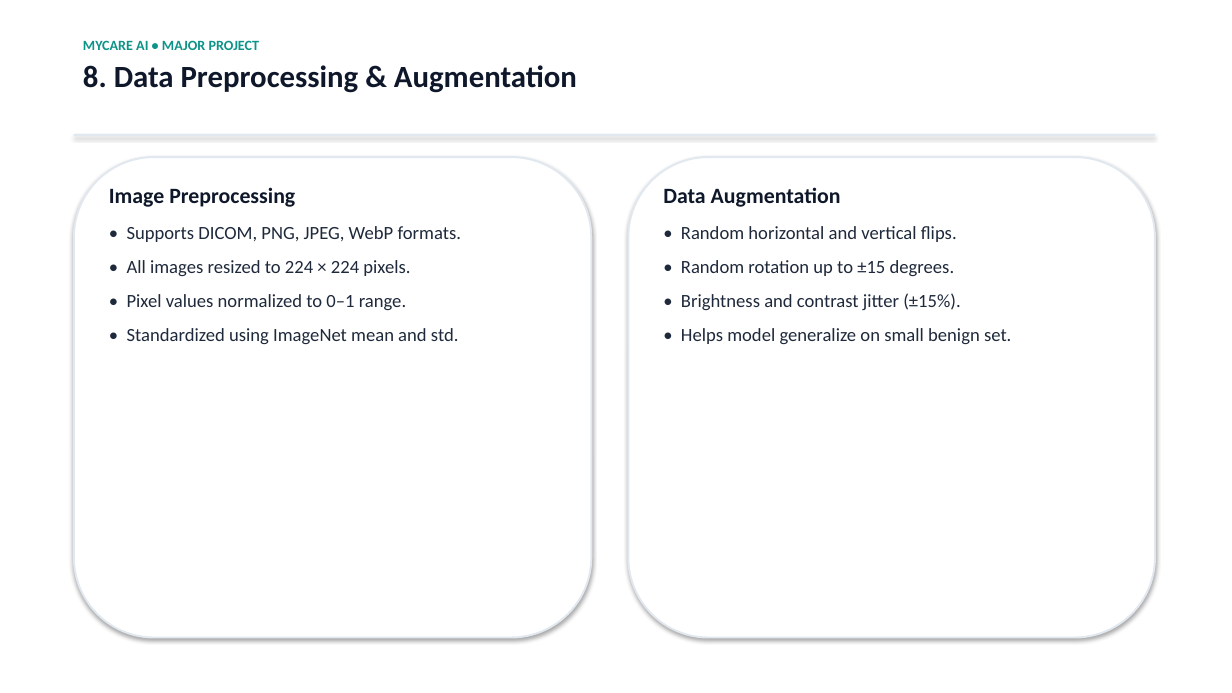
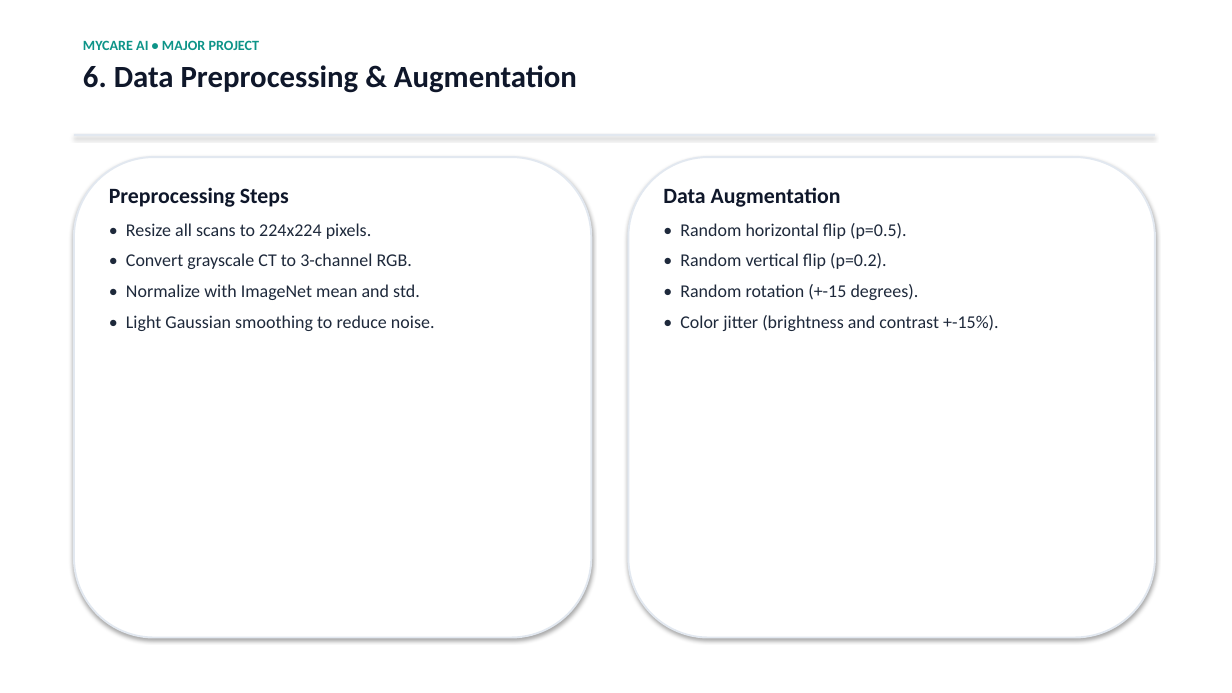
Before and after one commit to vinithram2/MyCare-Lung-Cancer-Detection, a slide deck: slide 7 of Project_Documents/MyCare_Lung_Cancer_Detection_Full.pptx (slide 9 before the commit). Drawn at 1232x693 pixels with LibreOffice and Linux fonts; fonts in the diff are those of the drawing. Boxes give left, top, right and bottom in pixels: in the first picture for what was removed or moved away, otherwise in the second. Text is boxed around its words. In the diff, an @@ line names an element or a change of style, - is before the commit and + after.

```diff
--- a/Project_Documents/MyCare_Lung_Cancer_Detection_Full.pptx
+++ b/Project_Documents/MyCare_Lung_Cancer_Detection_Full.pptx
@@ text at (x1=83, y1=65, x2=577, y2=93): text changed @@
-8. Data Preprocessing & Augmentation
+6. Data Preprocessing & Augmentation
@@ text at (x1=109, y1=187, x2=435, y2=331): text changed; size 14.5 to 14 pt @@
-Image Preprocessing
-• Supports DICOM, PNG, JPEG, WebP formats.
-• All images resized to 224 × 224 pixels.
-• Pixel values normalized to 0–1 range.
-• Standardized using ImageNet mean and std.
+Preprocessing Steps
+• Resize all scans to 224x224 pixels.
+• Convert grayscale CT to 3-channel RGB.
+• Normalize with ImageNet mean and std.
+• Light Gaussian smoothing to reduce noise.
@@ text at (x1=680, y1=223, x2=999, y2=331): text changed; size 14.5 to 14 pt @@
-• Random horizontal and vertical flips.
-• Random rotation up to ±15 degrees.
-• Brightness and contrast jitter (±15%).
-• Helps model generalize on small benign set.
+• Random horizontal flip (p=0.5).
+• Random vertical flip (p=0.2).
+• Random rotation (+-15 degrees).
+• Color jitter (brightness and contrast +-15%).
```
Also in this commit, not shown: 14 other slides changed, 11 slides added, 13 slides removed, 6 other files.
